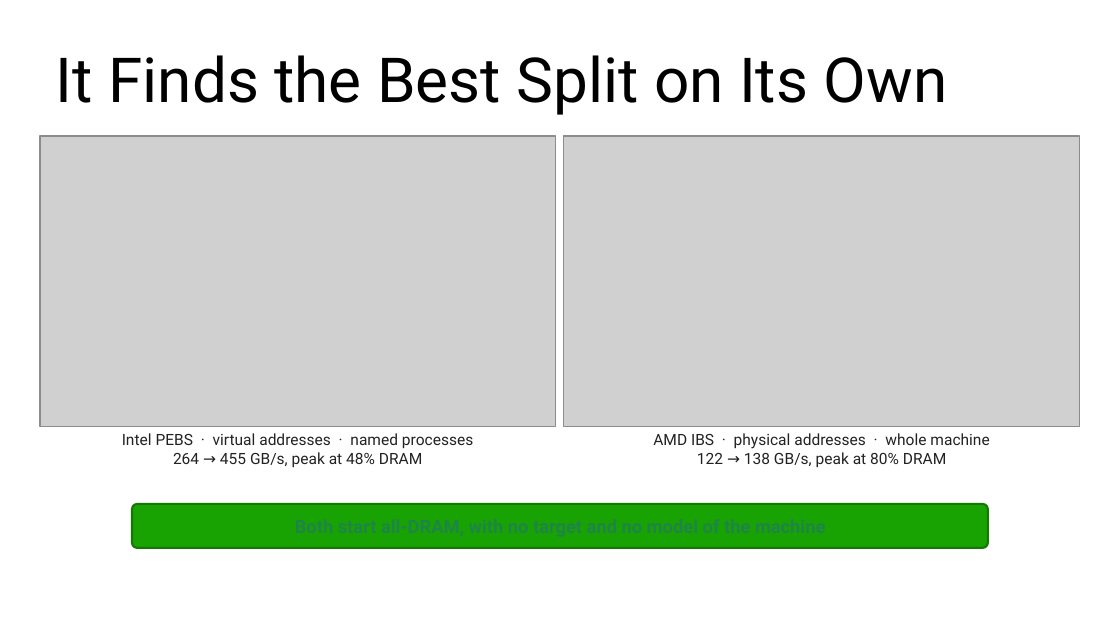
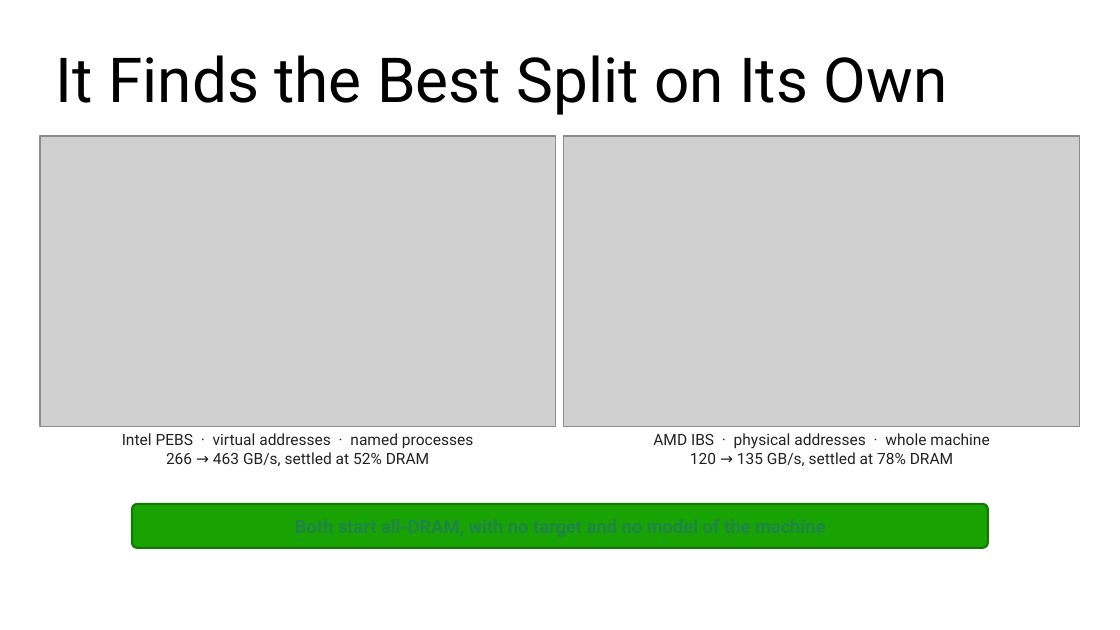
Before and after one commit to damonitor/talks, a slide deck: slide 5 of 2026/lpc/damon_nano_conf/beyond-weighted-interleaving.odp. Drawn at 1120x630 pixels with LibreOffice and Linux fonts; fonts in the diff are those of the drawing; grey boxes stand for pictures. Boxes give left, top, right and bottom in pixels: in the first picture for what was removed or moved away, otherwise in the second. Text is boxed around its words. In the diff, an @@ line names an element or a change of style, - is before the commit and + after.

```diff
--- a/2026/lpc/damon_nano_conf/beyond-weighted-interleaving.odp
+++ b/2026/lpc/damon_nano_conf/beyond-weighted-interleaving.odp
@@ text at (x1=166, y1=452, x2=429, y2=466): text changed @@
-264 → 455 GB/s, peak at 48% DRAM
+266 → 463 GB/s, settled at 52% DRAM
@@ text at (x1=690, y1=452, x2=953, y2=466): text changed @@
-122 → 138 GB/s, peak at 80% DRAM
+120 → 135 GB/s, settled at 78% DRAM
```
Also in this commit, not shown: 1 other slide changed, 1 other file.
